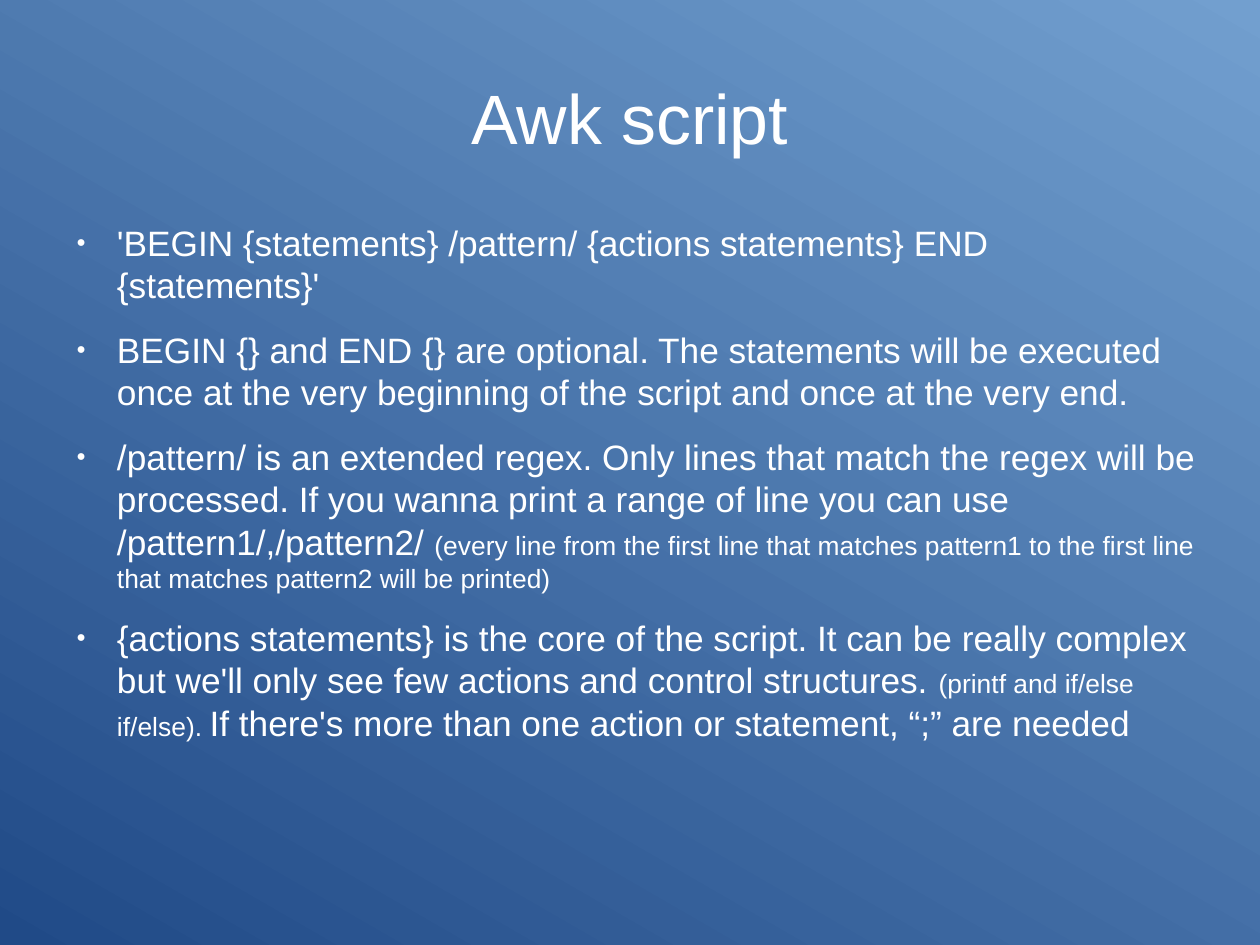
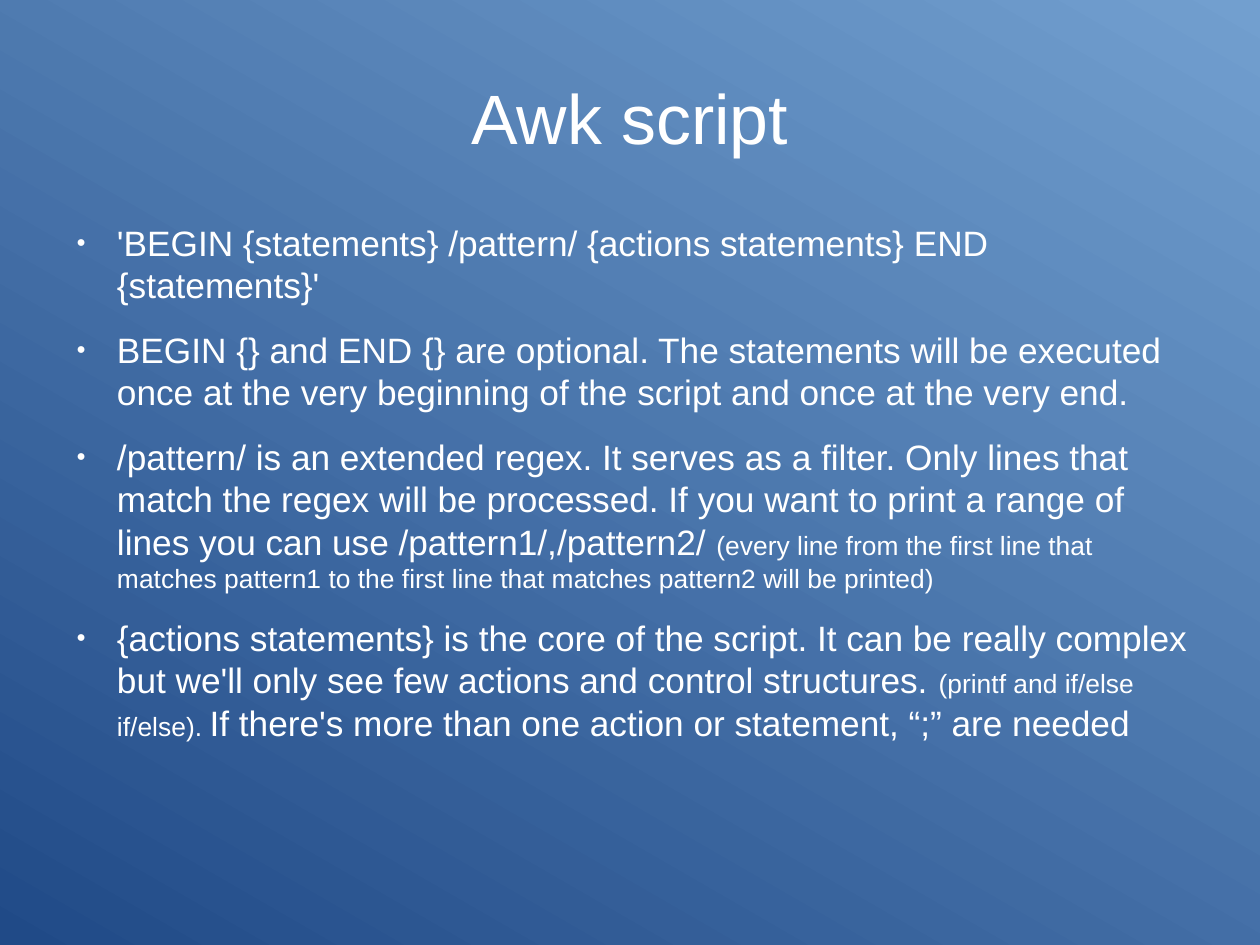
Before and after one commit to Clibre/An-introduction-to-bash, a slide deck: slide 67 of presentation.odp. Drawn at 1260x945 pixels with LibreOffice and Linux fonts; fonts in the diff are those of the drawing. Boxes give left, top, right and bottom in pixels: in the first picture for what was removed or moved away, otherwise in the second. Text is boxed around its words. In the diff, an @@ line names an element or a change of style, - is before the commit and + after.

```diff
--- a/presentation.odp
+++ b/presentation.odp
@@ text at [117,444,1128,594]: text changed @@
-● /pattern/ is an extended regex. Only lines that match the regex will be processed. If you wanna print a range of line you can use /pattern1/,/pattern2/ (every line from the first line that matches pattern1 to the first line that matches pattern2 will be printed)
+● /pattern/ is an extended regex. It serves as a filter. Only lines that match the regex will be processed. If you want to print a range of lines you can use /pattern1/,/pattern2/ (every line from the first line that matches pattern1 to the first line that matches pattern2 will be printed)
```
Also in this commit, not shown: 1 other slide changed, 10 other files.
